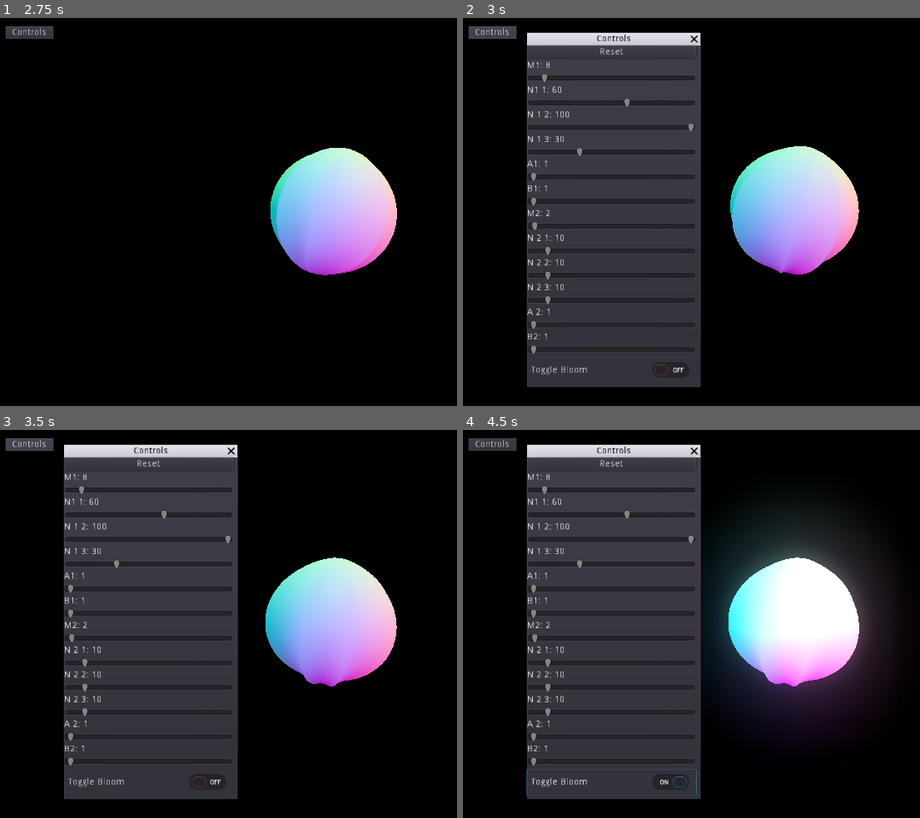
Above: before the commit, frames 1-4 (two rows, left to right).
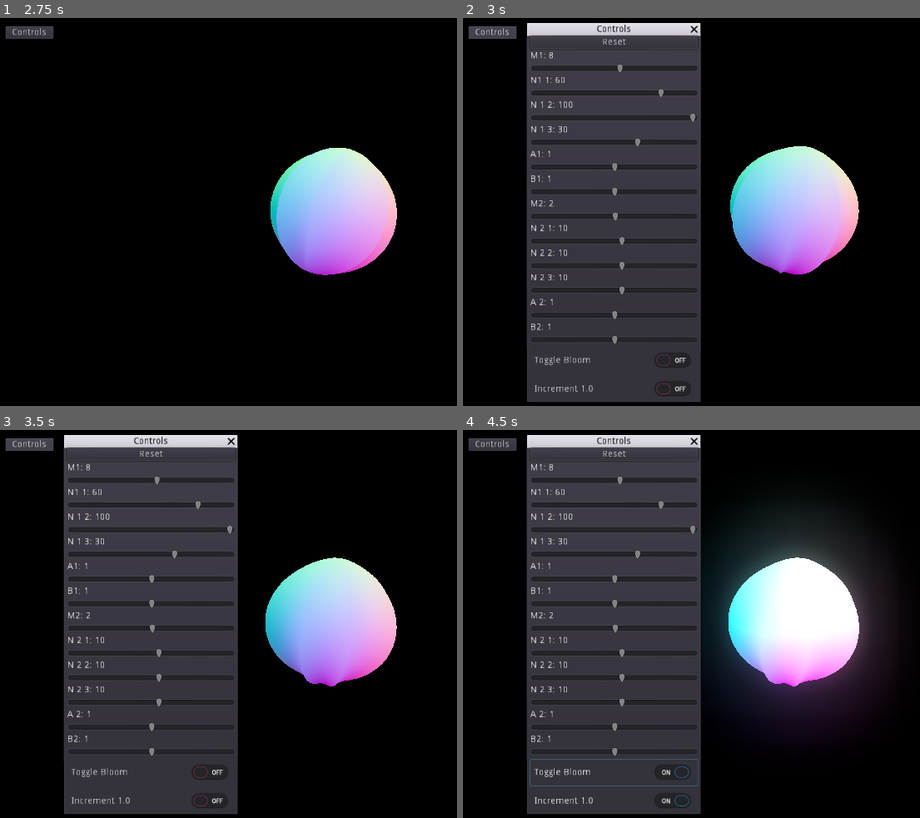
Above: after the commit, the same moments.

Repository: Softwave/SuperShapes
Game: Godot game, scene res://Root.tscn
Two runs of this game, one before a commit and one after it. Both use one fixed random seed, a clock stepped at 60 frames per second and the inputs below.
Inputs (mouse positions are in pixels of both pictures, inside the frame that each line leads up to):
- Up to frame 1 (2.75 s): tap Enter at 0.5 s; move the mouse to (outside the picture) at 0.52 s; hold Right (ui_right) 0.53-1.25 s; click (outside the picture) at 0.67 s; drag from (196, 231) to (297, 289) at 1.27 s; move the mouse to (397, 126) at 2.02 s; hold Right (ui_right) from 2.03 s (still down)
- Up to frame 2 (3 s): release Right (ui_right) at 2.75 s; click "Controls" at 2.75 s
- Up to frame 3 (3.5 s): no input
- Up to frame 4 (4.5 s): click (613, 802) at 3.5 s, where only the run after the commit has a clickable "Increment 1.0"; click "Toggle Bloom" at 4.25 s

Frame 1 is identical in both runs. In frame 2, 11% of the frame differs, in the area x 13-53%, y 1-99%; in frame 3, 11%; in frame 4, 11%.

Commit message:
Updated
neg values

Diff:
--- a/Root.tscn
+++ b/Root.tscn
@@ -31,12 +31,13 @@
 script = ExtResource( 2 )
 
 [node name="CollisionShape" type="CollisionShape" parent="Shape/KinematicBody"]
-shape = SubResource( 3 )
+shape = SubResource( 2 )
 
 [node name="TrackballCamera" type="Camera" parent="."]
 transform = Transform( 1, 0, 0, 0, 1, 0, 0, 0, 1, 0, 0, 3.95489 )
-environment = SubResource( 4 )
+environment = SubResource( 3 )
 script = ExtResource( 4 )
+zoom_minimum = 1
 action_zoom_in = "zoom_in"
 action_zoom_out = "zoom_out"
 
@@ -44,10 +45,10 @@
 
 [node name="WindowDialog" type="WindowDialog" parent="CanvasLayer"]
 visible = true
-margin_left = 101.042
-margin_top = 45.1834
-margin_right = 368.042
-margin_bottom = 572.183
+margin_left = 101.0
+margin_top = 45.0
+margin_right = 368.0
+margin_bottom = 609.0
 window_title = "Controls"
 resizable = true
 __meta__ = {
@@ -55,20 +56,21 @@
 }
 
 [node name="VBoxContainer" type="VBoxContainer" parent="CanvasLayer/WindowDialog"]
-margin_right = 260.0
-margin_bottom = 502.0
+margin_left = 5.0
+margin_right = 263.0
+margin_bottom = 564.0
 __meta__ = {
 "_edit_use_anchors_": false
 }
 
 [node name="BtnReset" type="Button" parent="CanvasLayer/WindowDialog/VBoxContainer"]
-margin_right = 260.0
+margin_right = 258.0
 margin_bottom = 20.0
 text = "Reset"
 
 [node name="M1Label" type="Label" parent="CanvasLayer/WindowDialog/VBoxContainer"]
 margin_top = 24.0
-margin_right = 260.0
+margin_right = 258.0
 margin_bottom = 38.0
 text = "M1: "
 __meta__ = {
@@ -77,8 +79,9 @@
 
 [node name="M1Slider" type="HSlider" parent="CanvasLayer/WindowDialog/VBoxContainer"]
 margin_top = 42.0
-margin_right = 260.0
+margin_right = 258.0
 margin_bottom = 58.0
+min_value = -100.0
 step = 0.1
 __meta__ = {
 "_edit_use_anchors_": false
@@ -86,7 +89,7 @@
 
 [node name="N1Label" type="Label" parent="CanvasLayer/WindowDialog/VBoxContainer"]
 margin_top = 62.0
-margin_right = 260.0
+margin_right = 258.0
 margin_bottom = 76.0
 text = "N 1 1:"
 __meta__ = {
@@ -95,8 +98,9 @@
 
 [node name="N11Slider" type="HSlider" parent="CanvasLayer/WindowDialog/VBoxContainer"]
 margin_top = 80.0
-margin_right = 260.0
+margin_right = 258.0
 margin_bottom = 96.0
+min_value = -100.0
 step = 0.1
 __meta__ = {
 "_edit_use_anchors_": false
@@ -104,7 +108,7 @@
 
 [node name="N1Label2" type="Label" parent="CanvasLayer/WindowDialog/VBoxContainer"]
 margin_top = 100.0
-margin_right = 260.0
+margin_right = 258.0
 margin_bottom = 114.0
 text = "N 1 2:"
 __meta__ = {
@@ -113,8 +117,9 @@
 
 [node name="N12Slider" type="HSlider" parent="CanvasLayer/WindowDialog/VBoxContainer"]
 margin_top = 118.0
-margin_right = 260.0
+margin_right = 258.0
 margin_bottom = 134.0
+min_value = -100.0
 step = 0.1
 __meta__ = {
 "_edit_use_anchors_": false
@@ -122,7 +127,7 @@
 
 [node name="N1Label3" type="Label" parent="CanvasLayer/WindowDialog/VBoxContainer"]
 margin_top = 138.0
-margin_right = 260.0
+margin_right = 258.0
 margin_bottom = 152.0
 text = "N1 3:"
 __meta__ = {
@@ -131,13 +136,14 @@
 
 [node name="N13Slider" type="HSlider" parent="CanvasLayer/WindowDialog/VBoxContainer"]
 margin_top = 156.0
-margin_right = 260.0
+margin_right = 258.0
 margin_bottom = 172.0
+min_value = -100.0
 step = 0.1
 
 [node name="A1Label" type="Label" parent="CanvasLayer/WindowDialog/VBoxContainer"]
 margin_top = 176.0
-margin_right = 260.0
+margin_right = 258.0
 margin_bottom = 190.0
 text = "A1"
 __meta__ = {
@@ -146,13 +152,14 @@
 
 [node name="A1Slider" type="HSlider" parent="CanvasLayer/WindowDialog/VBoxContainer"]
 margin_top = 194.0
-margin_right = 260.0
+margin_right = 258.0
 margin_bottom = 210.0
+min_value = -100.0
 step = 0.1
 
 [node name="B1Label" type="Label" parent="CanvasLayer/WindowDialog/VBoxContainer"]
 margin_top = 214.0
-margin_right = 260.0
+margin_right = 258.0
 margin_bottom = 228.0
 text = "B1"
 __meta__ = {
@@ -161,13 +168,14 @@
 
 [node name="B1Slider" type="HSlider" parent="CanvasLayer/WindowDialog/VBoxContainer"]
 margin_top = 232.0
-margin_right = 260.0
+margin_right = 258.0
 margin_bottom = 248.0
+min_value = -100.0
 step = 0.1
 
 [node name="M2Label" type="Label" parent="CanvasLayer/WindowDialog/VBoxContainer"]
 margin_top = 252.0
-margin_right = 260.0
+margin_right = 258.0
 margin_bottom = 266.0
 text = "M2"
 __meta__ = {
@@ -176,13 +184,14 @@
 
 [node name="M2Slider" type="HSlider" parent="CanvasLayer/WindowDialog/VBoxContainer"]
 margin_top = 270.0
-margin_right = 260.0
+margin_right = 258.0
 margin_bottom = 286.0
+min_value = -100.0
 step = 0.1
 
 [node name="N21Label" type="Label" parent="CanvasLayer/WindowDialog/VBoxContainer"]
 margin_top = 290.0
-margin_right = 260.0
+margin_right = 258.0
 margin_bottom = 304.0
 text = "N 2 1:"
 __meta__ = {
@@ -191,13 +200,14 @@
 
 [node name="N21Slider" type="HSlider" parent="CanvasLayer/WindowDialog/VBoxContainer"]
 margin_top = 308.0
-margin_right = 260.0
+margin_right = 258.0
 margin_bottom = 324.0
+min_value = -100.0
 step = 0.1
 
 [node name="N22Label" type="Label" parent="CanvasLayer/WindowDialog/VBoxContainer"]
 margin_top = 328.0
-margin_right = 260.0
+margin_right = 258.0
 margin_bottom = 342.0
 text = "N 2 2:"
 __meta__ = {
@@ -206,13 +216,14 @@
 
 [node name="N22Slider" type="HSlider" parent="CanvasLayer/WindowDialog/VBoxContainer"]
 margin_top = 346.0
-margin_right = 260.0
+margin_right = 258.0
 margin_bottom = 362.0
+min_value = -100.0
 step = 0.1
 
 [node name="N23Label" type="Label" parent="CanvasLayer/WindowDialog/VBoxContainer"]
 margin_top = 366.0
-margin_right = 260.0
+margin_right = 258.0
 margin_bottom = 380.0
 text = "N 2 3:"
 __meta__ = {
@@ -221,13 +232,14 @@
 
 [node name="N23Slider" type="HSlider" parent="CanvasLayer/WindowDialog/VBoxContainer"]
 margin_top = 384.0
-margin_right = 260.0
+margin_right = 258.0
 margin_bottom = 400.0
+min_value = -100.0
 step = 0.1
 
 [node name="A2Label" type="Label" parent="CanvasLayer/WindowDialog/VBoxContainer"]
 margin_top = 404.0
-margin_right = 260.0
+margin_right = 258.0
 margin_bottom = 418.0
 text = "A2"
 __meta__ = {
@@ -236,13 +248,14 @@
 
 [node name="A2Slider" type="HSlider" parent="CanvasLayer/WindowDialog/VBoxContainer"]
 margin_top = 422.0
-margin_right = 260.0
+margin_right = 258.0
 margin_bottom = 438.0
+min_value = -100.0
 step = 0.1
 
 [node name="B2Label" type="Label" parent="CanvasLayer/WindowDialog/VBoxContainer"]
 margin_top = 442.0
-margin_right = 260.0
+margin_right = 258.0
 margin_bottom = 456.0
 text = "B2"
 __meta__ = {
@@ -251,15 +264,22 @@
 
 [node name="B2Slider" type="HSlider" parent="CanvasLayer/WindowDialog/VBoxContainer"]
 margin_top = 460.0
-margin_right = 260.0
+margin_right = 258.0
 margin_bottom = 476.0
+min_value = -100.0
 step = 0.1
 
 [node name="btnToggleBloom" type="CheckButton" parent="CanvasLayer/WindowDialog/VBoxContainer"]
 margin_top = 480.0
-margin_right = 260.0
+margin_right = 258.0
 margin_bottom = 520.0
 text = "Toggle Bloom"
+
+[node name="btnToggleIncrement" type="CheckButton" parent="CanvasLayer/WindowDialog/VBoxContainer"]
+margin_top = 524.0
+margin_right = 258.0
+margin_bottom = 564.0
+text = "Increment 1.0"
 
 [node name="ButtonToggleControls" type="Button" parent="CanvasLayer"]
 margin_left = 11.0
@@ -284,4 +304,5 @@
 [connection signal="value_changed" from="CanvasLayer/WindowDialog/VBoxContainer/A2Slider" to="Shape/KinematicBody/MeshInstance" method="_on_A2Slider_value_changed"]
 [connection signal="value_changed" from="CanvasLayer/WindowDialog/VBoxContainer/B2Slider" to="Shape/KinematicBody/MeshInstance" method="_on_B2Slider_value_changed"]
 [connection signal="toggled" from="CanvasLayer/WindowDialog/VBoxContainer/btnToggleBloom" to="Shape/KinematicBody/MeshInstance" method="_on_btnToggleBloom_toggled"]
+[connection signal="toggled" from="CanvasLayer/WindowDialog/VBoxContainer/btnToggleIncrement" to="Shape/KinematicBody/MeshInstance" method="_on_btnToggleIncrement_toggled"]
 [connection signal="pressed" from="CanvasLayer/ButtonToggleControls" to="Shape/KinematicBody/MeshInstance" method="_on_ButtonToggleControls_pressed"]
--- a/SuperScript.gd
+++ b/SuperScript.gd
@@ -6,6 +6,7 @@
 # var b = "text"
 var m1_var = 0.0
 var glow_bool = false
+var inc_one_bool = false
 
 # Called when the node enters the scene tree for the first time.
 func _ready():
@@ -163,3 +164,36 @@
 		get_node("../../../TrackballCamera").environment.glow_bloom = 0.14
 	else:
 		get_node("../../../TrackballCamera").environment.glow_bloom = 0.0
+
+
+
+func _on_btnToggleIncrement_toggled(button_pressed):
+	inc_one_bool = !inc_one_bool
+	if (inc_one_bool == true):
+		get_node("../../../CanvasLayer/WindowDialog/VBoxContainer/M1Slider").step = 1.0
+		get_node("../../../CanvasLayer/WindowDialog/VBoxContainer/N11Slider").step = 1.0
+		get_node("../../../CanvasLayer/WindowDialog/VBoxContainer/N12Slider").step = 1.0
+		get_node("../../../CanvasLayer/WindowDialog/VBoxContainer/N13Slider").step = 1.0
+		get_node("../../../CanvasLayer/WindowDialog/VBoxContainer/A1Slider").step = 1.0
+		get_node("../../../CanvasLayer/WindowDialog/VBoxContainer/B1Slider").step = 1.0
+
+		get_node("../../../CanvasLayer/WindowDialog/VBoxContainer/M2Slider").step = 1.0
+		get_node("../../../CanvasLayer/WindowDialog/VBoxContainer/N21Slider").step = 1.0
+		get_node("../../../CanvasLayer/WindowDialog/VBoxContainer/N22Slider").step = 1.0
+		get_node("../../../CanvasLayer/WindowDialog/VBoxContainer/N23Slider").step = 1.0
+		get_node("../../../CanvasLayer/WindowDialog/VBoxContainer/A2Slider").step = 1.0
+		get_node("../../../CanvasLayer/WindowDialog/VBoxContainer/B2Slider").step = 1.0
+	else:
+		get_node("../../../CanvasLayer/WindowDialog/VBoxContainer/M1Slider").step = 0.1
+		get_node("../../../CanvasLayer/WindowDialog/VBoxContainer/N11Slider").step = 0.1
+		get_node("../../../CanvasLayer/WindowDialog/VBoxContainer/N12Slider").step = 0.1
+		get_node("../../../CanvasLayer/WindowDialog/VBoxContainer/N13Slider").step = 0.1
+		get_node("../../../CanvasLayer/WindowDialog/VBoxContainer/A1Slider").step = 0.1
+		get_node("../../../CanvasLayer/WindowDialog/VBoxContainer/B1Slider").step = 0.1
+
+		get_node("../../../CanvasLayer/WindowDialog/VBoxContainer/M2Slider").step = 0.1
+		get_node("../../../CanvasLayer/WindowDialog/VBoxContainer/N21Slider").step = 0.1
+		get_node("../../../CanvasLayer/WindowDialog/VBoxContainer/N22Slider").step = 0.1
+		get_node("../../../CanvasLayer/WindowDialog/VBoxContainer/N23Slider").step = 0.1
+		get_node("../../../CanvasLayer/WindowDialog/VBoxContainer/A2Slider").step = 0.1
+		get_node("../../../CanvasLayer/WindowDialog/VBoxContainer/B2Slider").step = 0.1
Not shown, changed: .mono/metadata/ide_messaging_meta.txt
Not shown: 1 places in Root.tscn that only renumber resources
Not shown, added: coverphoto.png.import
